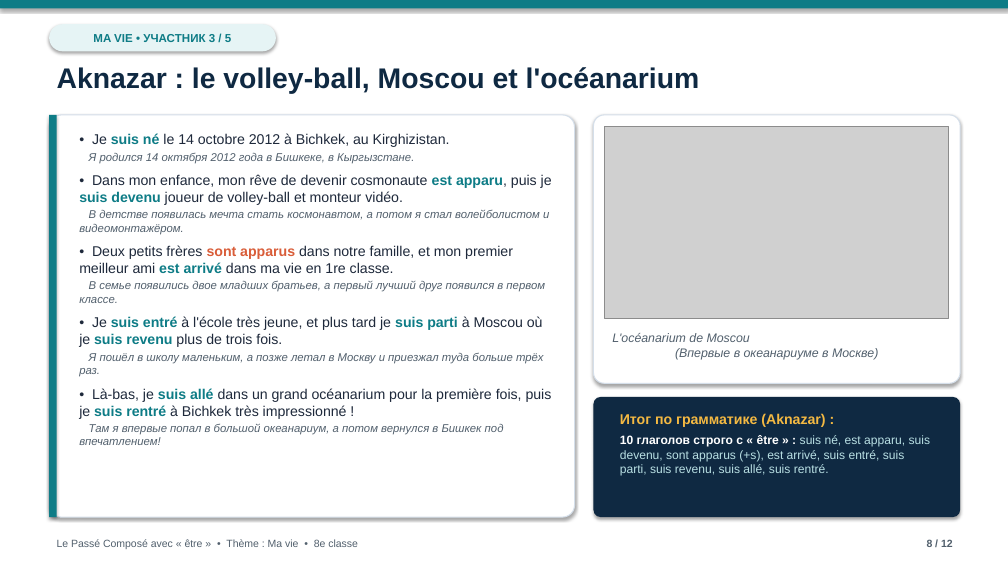
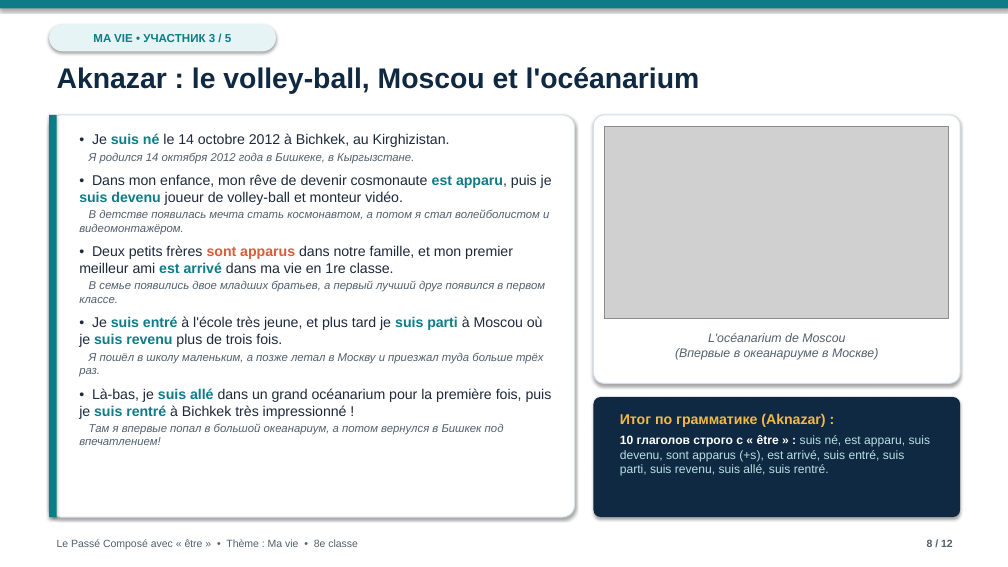
Before and after one commit to graz1p777dev/ma-vie-presentation, a slide deck: slide 8 of Ma_vie_Passe_Compose.pptx. Drawn at 1008x567 pixels with LibreOffice and Linux fonts; fonts in the diff are those of the drawing; grey boxes stand for pictures; background and template pictures are left out. Boxes give left, top, right and bottom in pixels: in the first picture for what was removed or moved away, otherwise in the second. Text is boxed around its words. In the diff, an @@ line names an element or a change of style, - is before the commit and + after.

```diff
--- a/Ma_vie_Passe_Compose.pptx
+++ b/Ma_vie_Passe_Compose.pptx
@@ text at [675, 333, 878, 360]: text changed @@
-L'océanarium de Moscou
-(Впервые в океанариуме в Москве)
+L'océanarium de Moscou
+(Впервые в океанариуме в Москве)
```
Also in this commit, not shown: 2 other slides changed, 2 other files.
